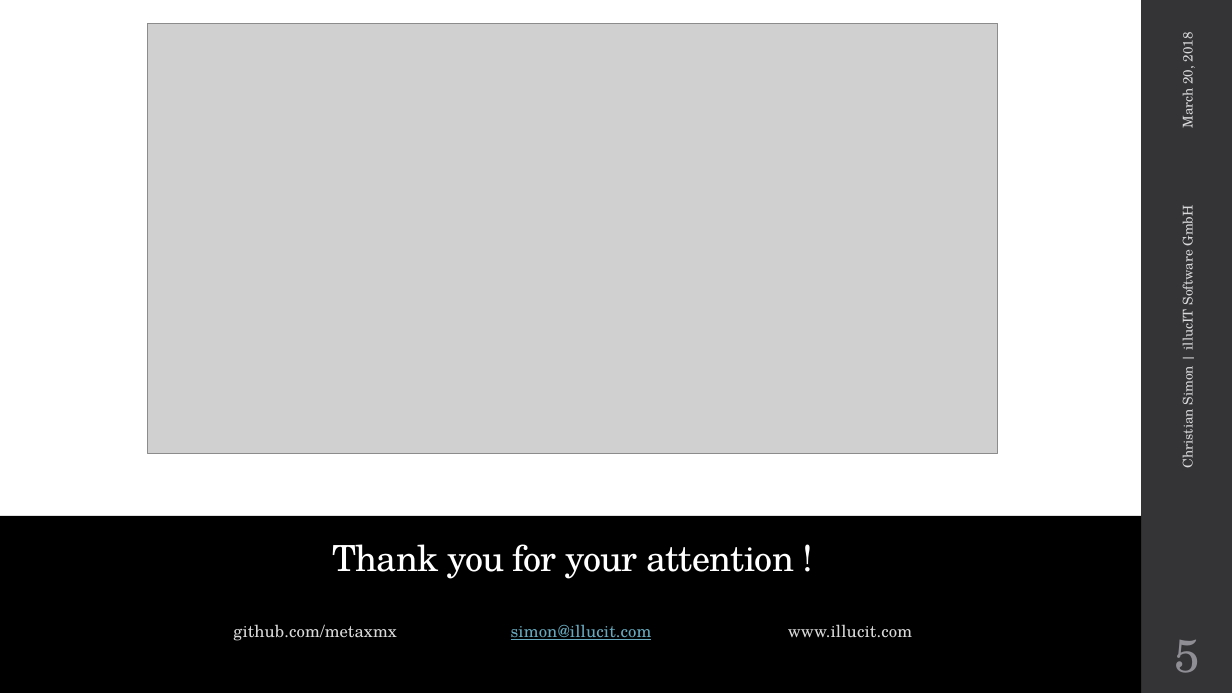
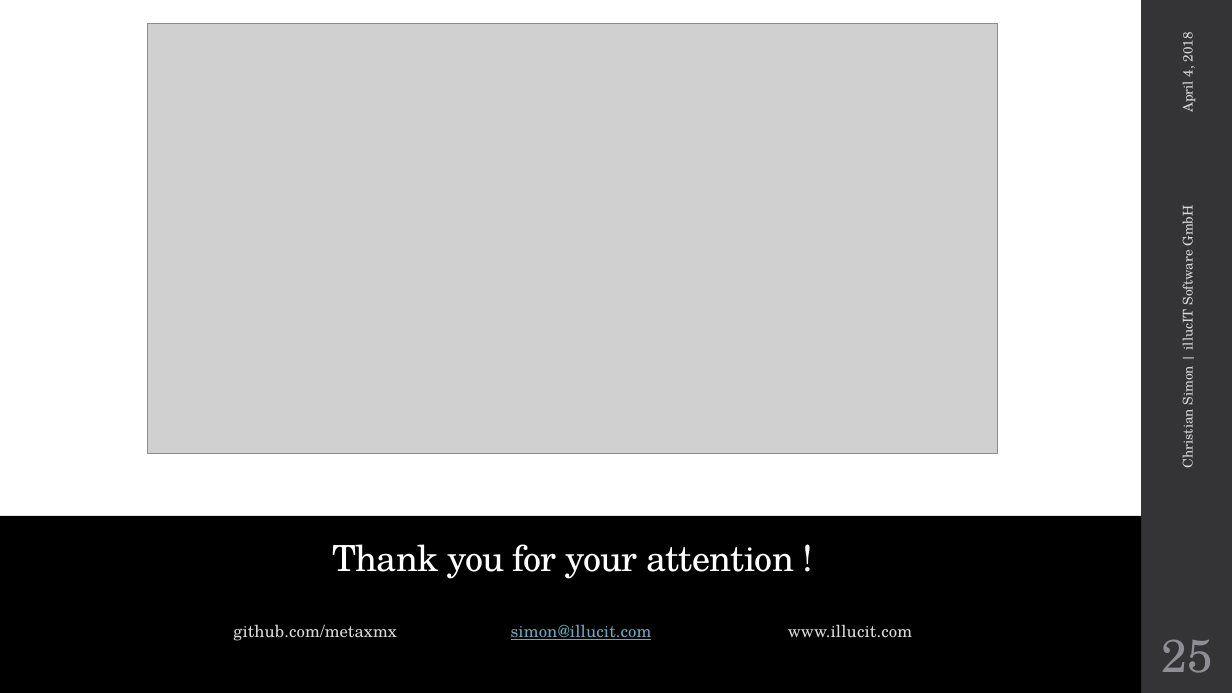
Before and after one commit to metaxmx/IntroductionToAkkaStreams, a slide deck: slide 25 of Introduction to Akka Streams.pptx (slide 5 before the commit). Drawn at 1232x693 pixels with LibreOffice and Linux fonts; fonts in the diff are those of the drawing; grey boxes stand for pictures; background and template pictures are left out. Boxes give left, top, right and bottom in pixels: in the first picture for what was removed or moved away, otherwise in the second. Text is boxed around its words. In the diff, an @@ line names an element or a change of style, - is before the commit and + after.

```diff
--- a/Introduction to Akka Streams.pptx
+++ b/Introduction to Akka Streams.pptx
@@ text at (x1=1177, y1=35, x2=1197, y2=112): text changed @@
-March 20, 2018
+April 4, 2018
@@ page number at (x1=1162, y1=639, x2=1213, y2=673): text changed @@
-5
+25
```
Also in this commit, not shown: 4 other slides changed, 20 slides added, 13 other files.
